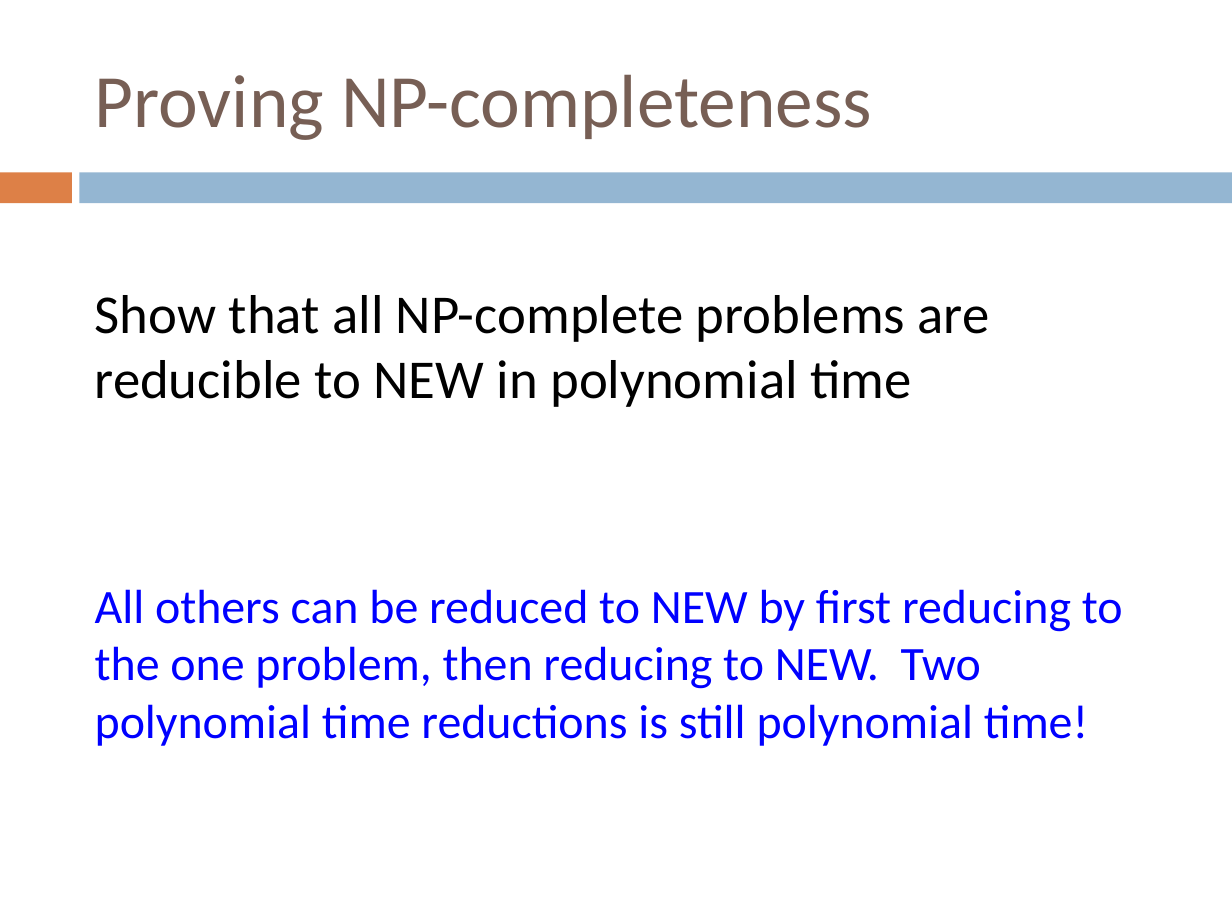
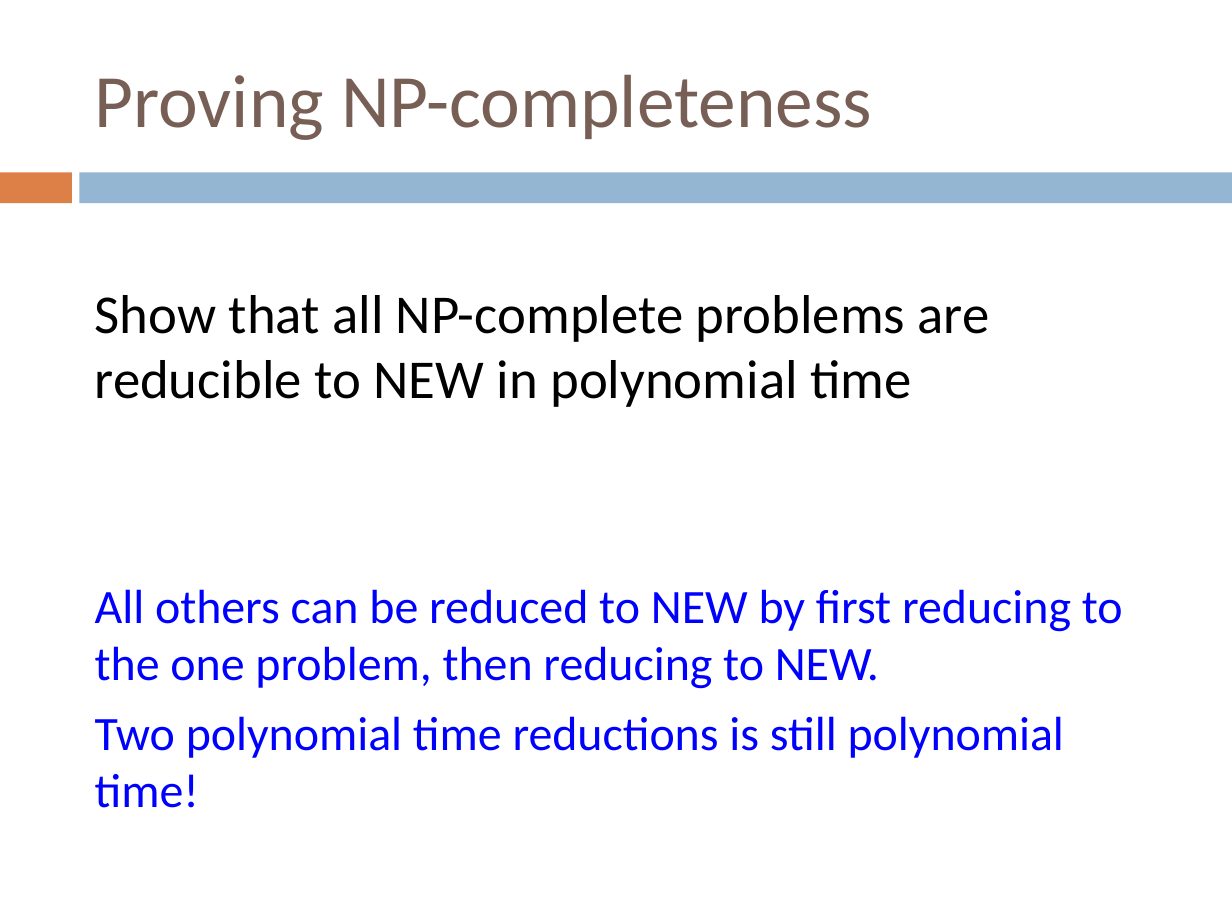
Before and after one commit to Collins-kariuk/Algorithms, a slide deck: slide 54 of Lectures/Lecture 23_NP-Complete Problems.pptx. Drawn at 1232x924 pixels with LibreOffice and Linux fonts; fonts in the diff are those of the drawing. Boxes give left, top, right and bottom in pixels: in the first picture for what was removed or moved away, otherwise in the second. Text is boxed around its words. In the diff, an @@ line names an element or a change of style, - is before the commit and + after.

Commit message:
Review Lecture 23_NP-Complete Problems

```diff
--- a/Lectures/Lecture 23_NP-Complete Problems.pptx
+++ b/Lectures/Lecture 23_NP-Complete Problems.pptx
@@ text at <box>95,589,1123,808</box>: text changed @@
-All others can be reduced to NEW by first reducing to the one problem, then reducing to NEW. Two polynomial time reductions is still polynomial time!
+All others can be reduced to NEW by first reducing to the one problem, then reducing to NEW.
+Two polynomial time reductions is still polynomial time!
```
Also in this commit, not shown: 40 other slides changed.
